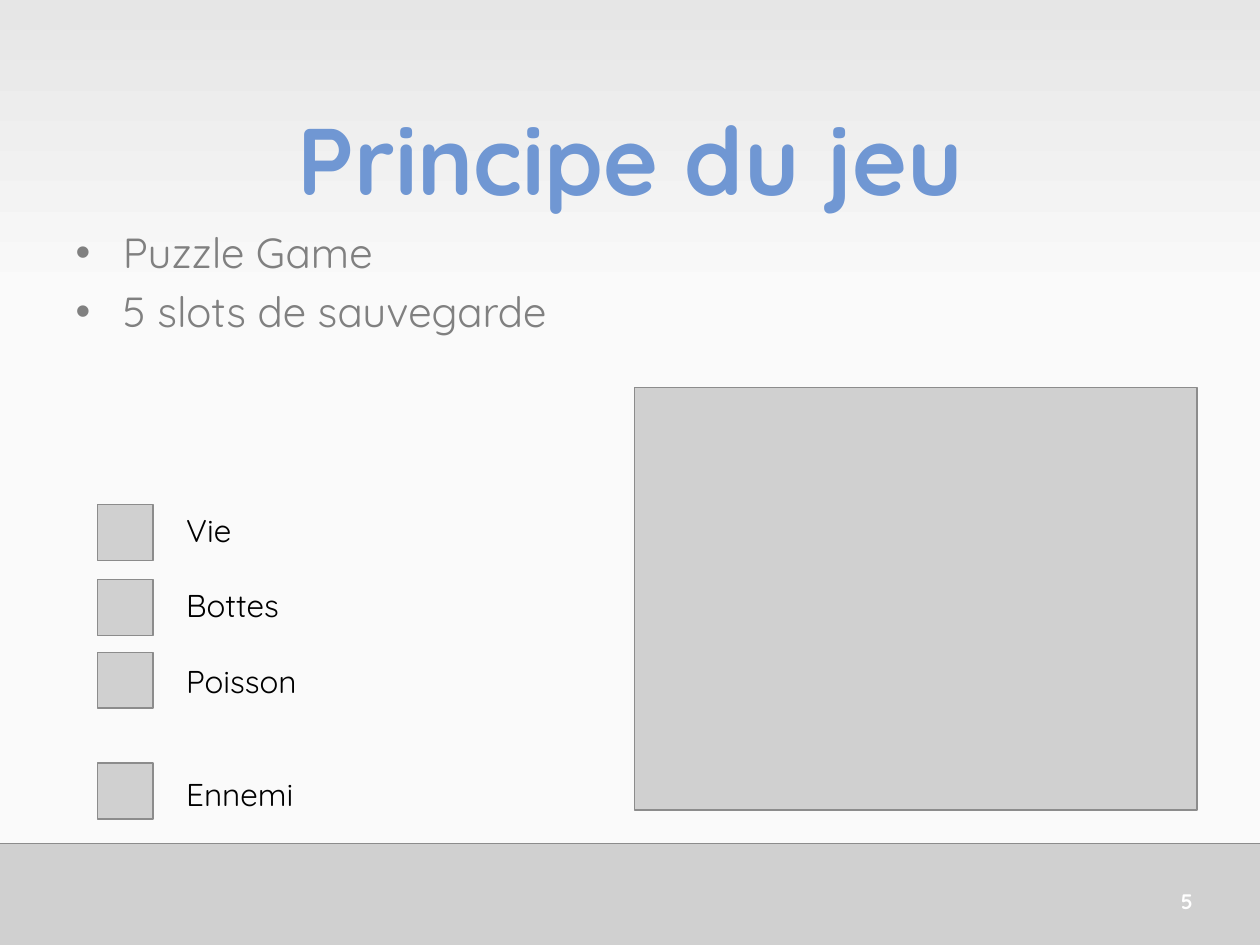
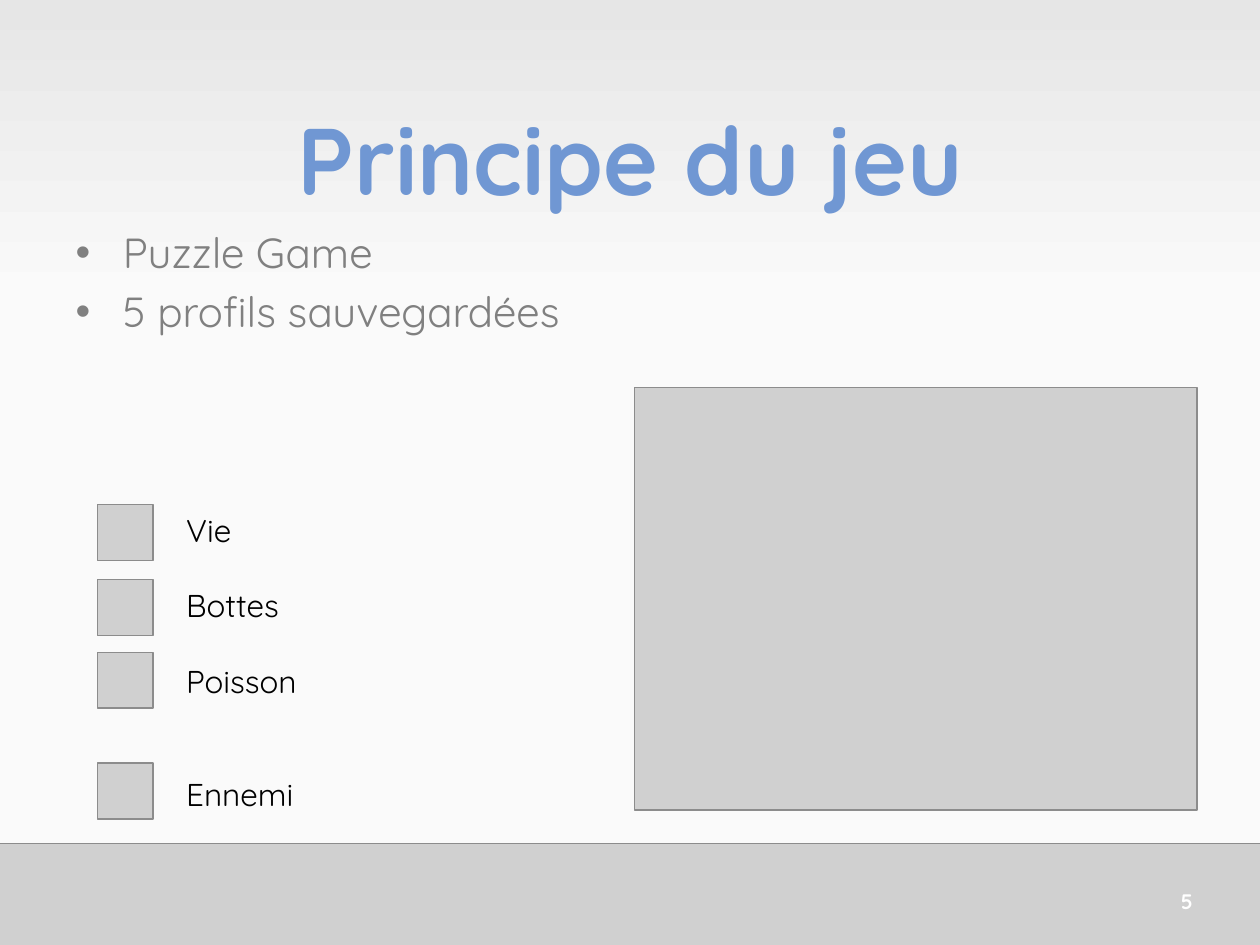
Before and after one commit to HE-ArcSurvivors/james-gouin-v1, a slide deck: slide 6 of Administration/JamesGouinSePresente.pptx. Drawn at 1260x945 pixels with LibreOffice and Linux fonts; fonts in the diff are those of the drawing; grey boxes stand for pictures. Boxes give left, top, right and bottom in pixels: in the first picture for what was removed or moved away, otherwise in the second. Text is boxed around its words. In the diff, an @@ line names an element or a change of style, - is before the commit and + after.

```diff
--- a/Administration/JamesGouinSePresente.pptx
+++ b/Administration/JamesGouinSePresente.pptx
@@ text at bbox=[123, 296, 560, 336]: text changed @@
-• 5 slots de sauvegarde
+• 5 profils sauvegardées
```
Also in this commit, not shown: 2 other slides changed.
